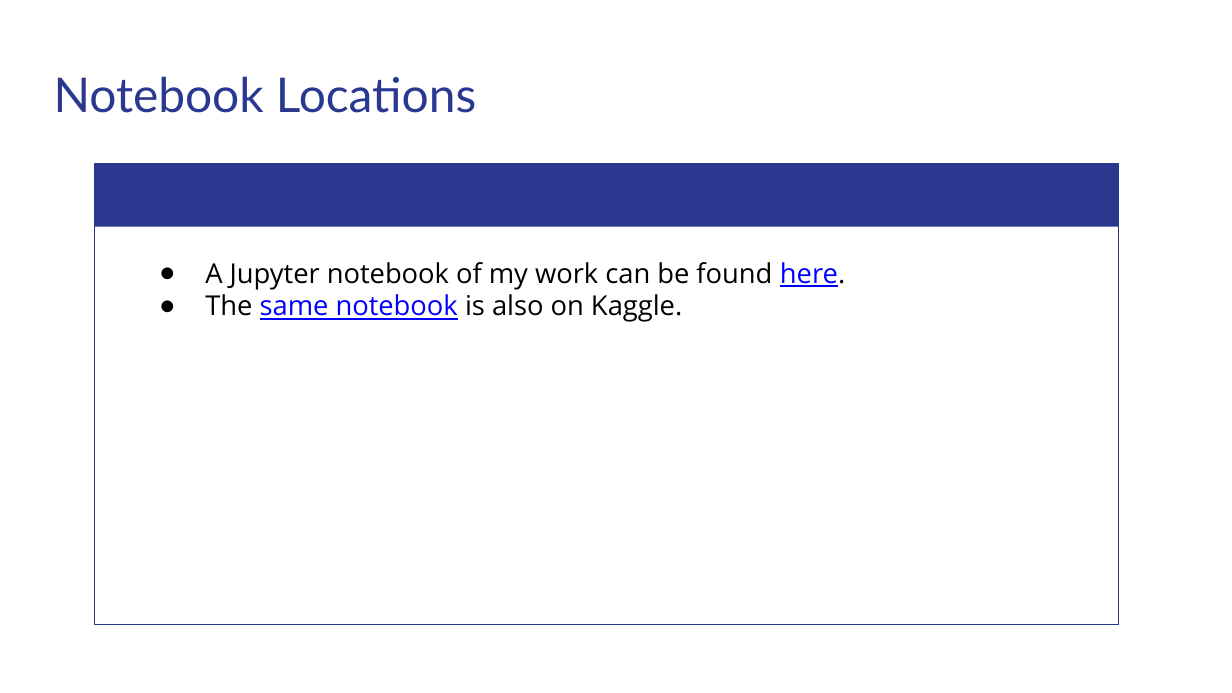
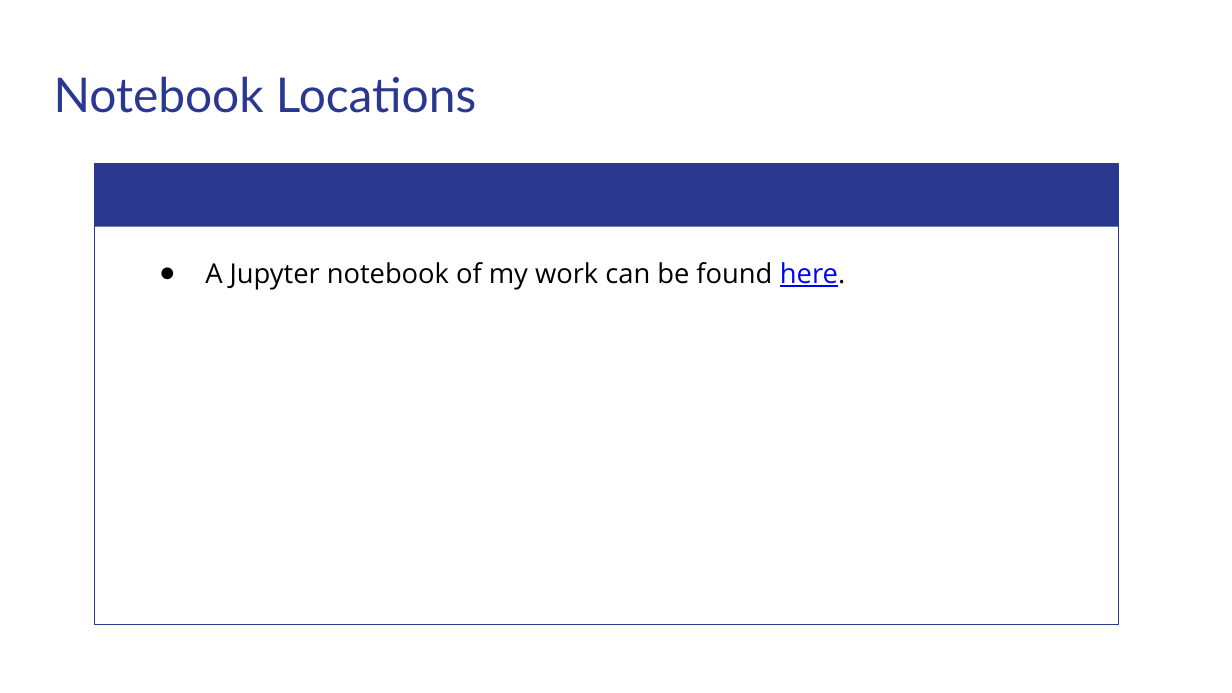
Before and after one commit to matthewshawnkehoe/Data-Science-Projects, a slide deck: slide 32 of Capstone Projects/Capstone_Three_Unsupervised_ML/Classifying_Mall_Customers.pptx (slide 31 before the commit). Drawn at 1232x693 pixels with LibreOffice and Linux fonts; fonts in the diff are those of the drawing. Boxes give left, top, right and bottom in pixels: in the first picture for what was removed or moved away, otherwise in the second. Text is boxed around its words. In the diff, an @@ line names an element or a change of style, - is before the commit and + after.

```diff
--- a/Capstone Projects/Capstone_Three_Unsupervised_ML/Classifying_Mall_Customers.pptx
+++ b/Capstone Projects/Capstone_Three_Unsupervised_ML/Classifying_Mall_Customers.pptx
@@ text at box(205, 294, 682, 322): paragraph removed @@
-● The same notebook is also on Kaggle.
```
Also in this commit, not shown: 10 other slides changed, 4 slides added, 4 slides removed, 1 other file.
